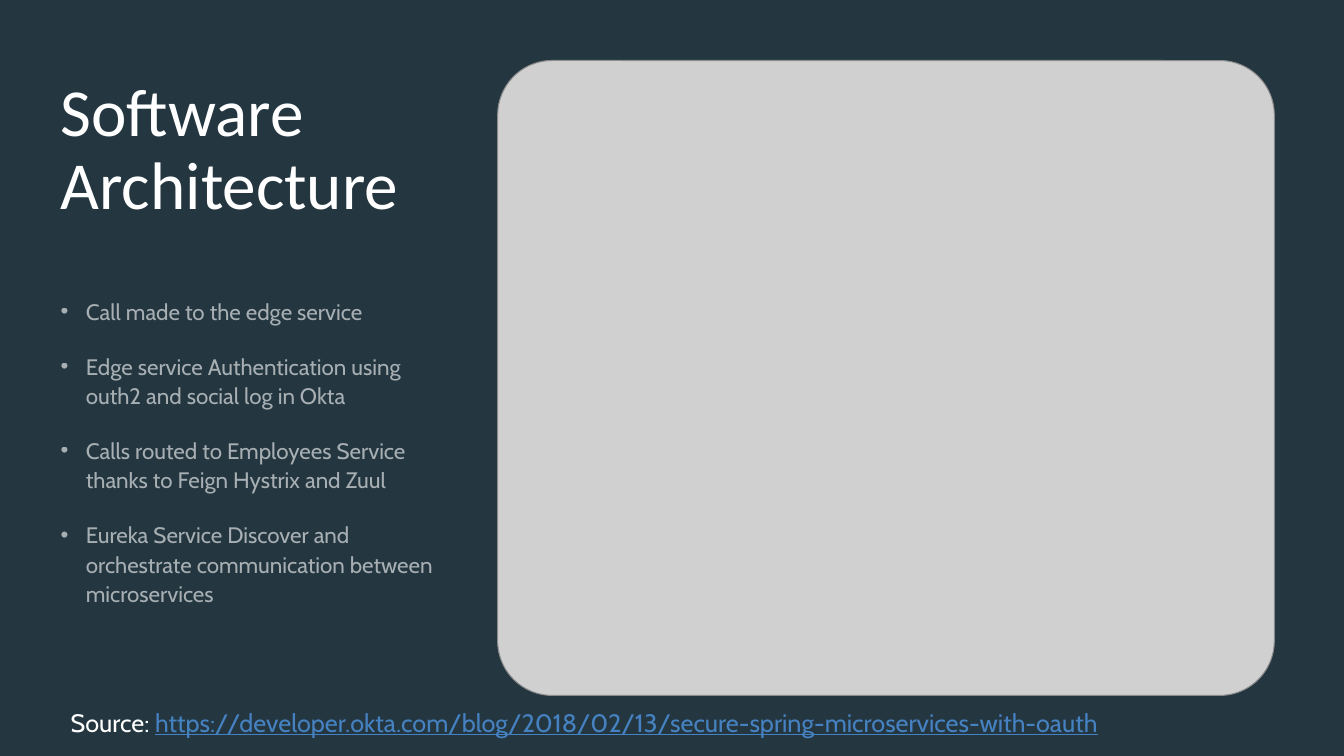
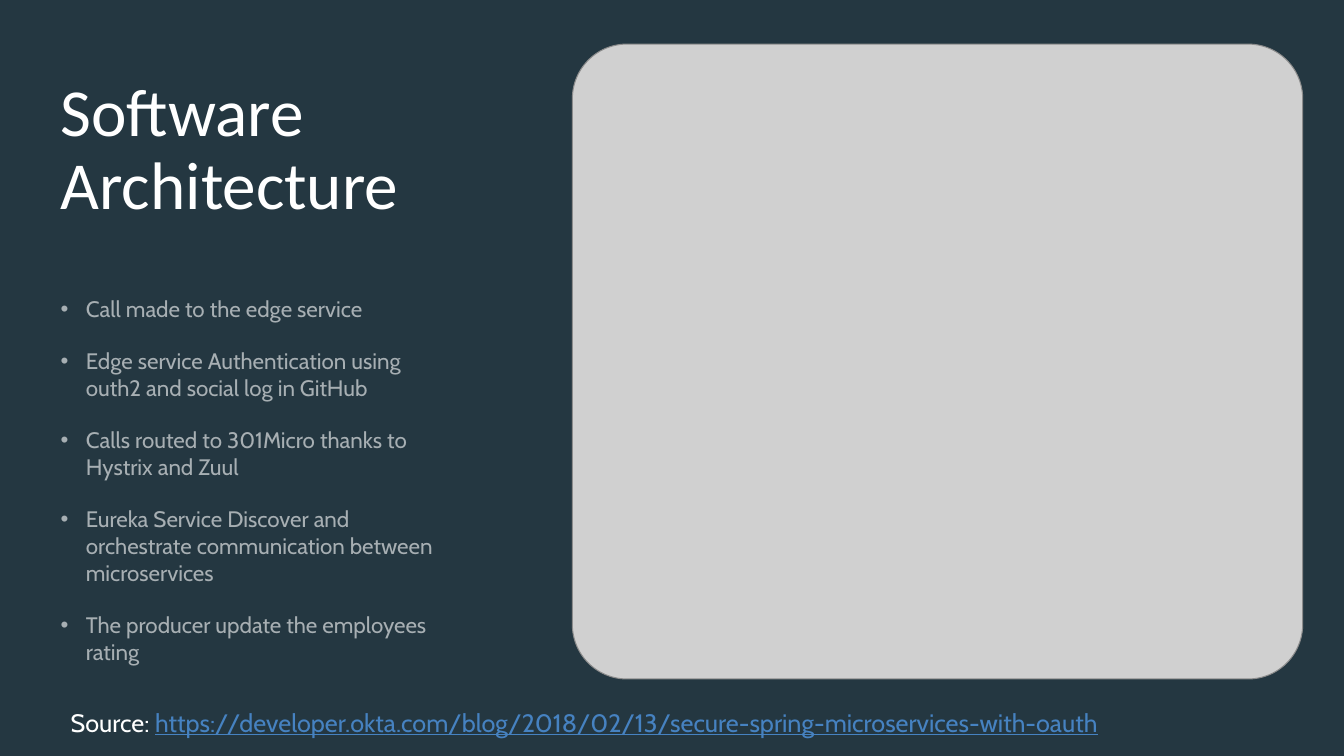
Before and after one commit to mancio/edge-service, a slide deck: slide 2 of slides/301MicroServicesPresentation.pptx. Drawn at 1344x756 pixels with LibreOffice and Linux fonts; fonts in the diff are those of the drawing; grey boxes stand for pictures. Boxes give left, top, right and bottom in pixels: in the first picture for what was removed or moved away, otherwise in the second. Text is boxed around its words. In the diff, an @@ line names an element or a change of style, - is before the commit and + after.

Commit message:
Slide updated

```diff
--- a/slides/301MicroServicesPresentation.pptx
+++ b/slides/301MicroServicesPresentation.pptx
@@ picture: place and size @@
-picture at bbox=[498, 60, 1274, 696]
+picture at bbox=[573, 44, 1304, 680]
@@ text at bbox=[86, 300, 433, 581]: line spacing 1.1 to 1 @@
@@ text at bbox=[86, 352, 407, 481]: text changed @@
-• Edge service Authentication using outh2 and social log in Okta
-• Calls routed to Employees Service thanks to Feign Hystrix and Zuul
+• Edge service Authentication using outh2 and social log in GitHub
+• Calls routed to 301Micro thanks to Hystrix and Zuul
@@ text at bbox=[86, 616, 426, 666]: paragraph added @@
+• The producer update the employees rating
```
Also in this commit, not shown: 1 other slide changed, 12 other files.
